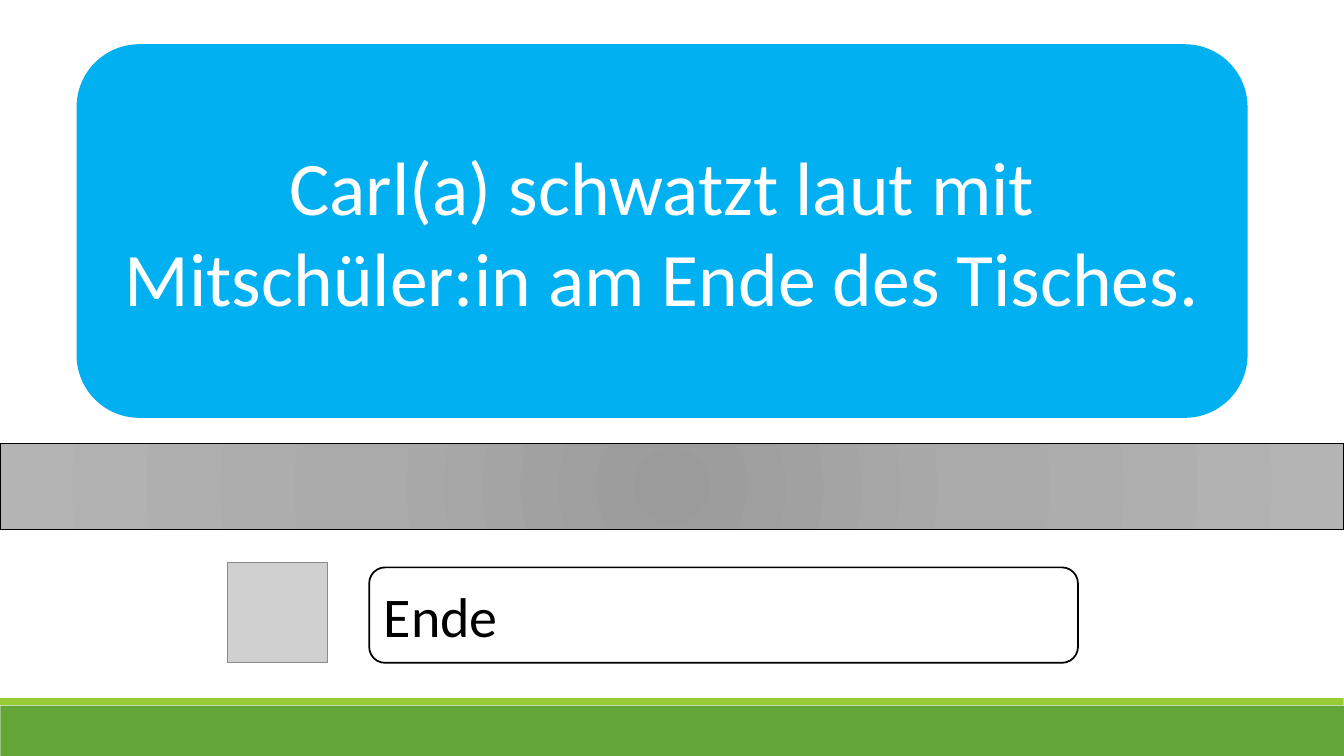
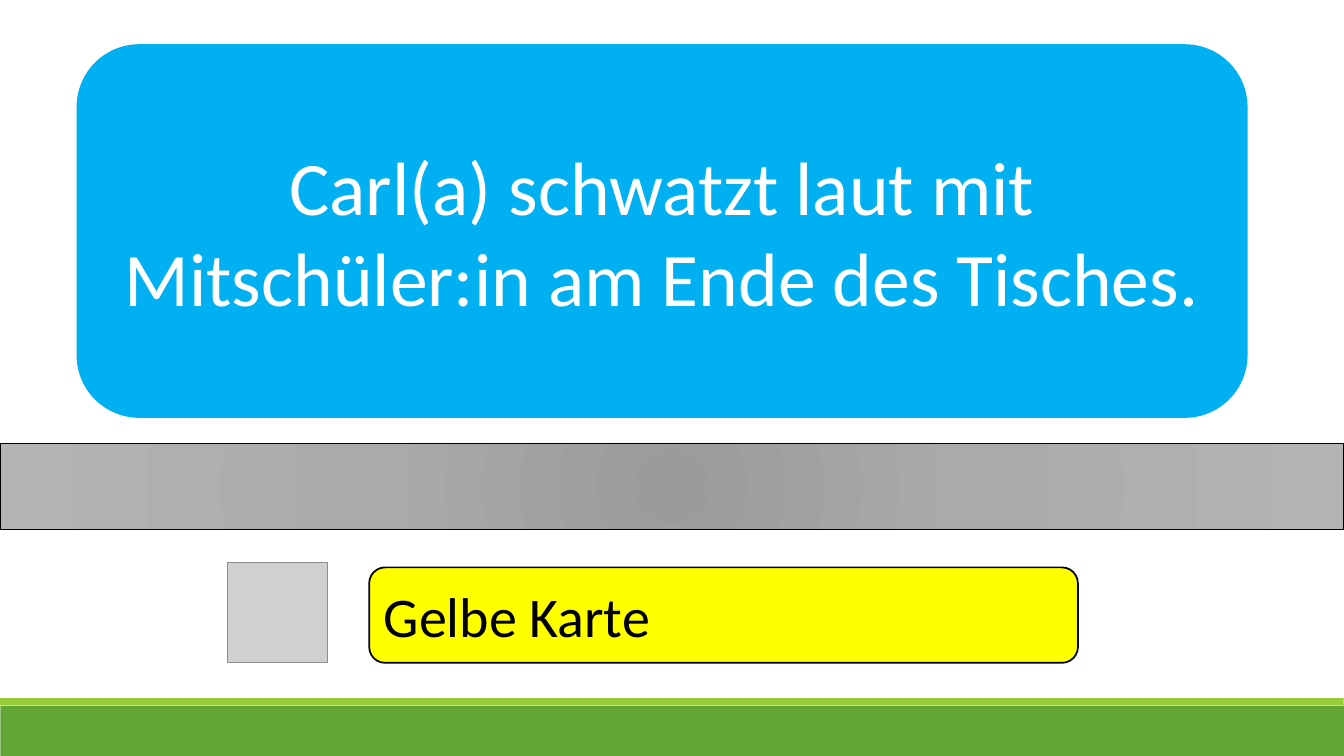
Before and after one commit to ginaamri/Mandy-PhD, a slide deck: slide 23 of studies/Laborstudie ProVisioNET/Scripts/2_script_provisionet_AL.pptx. Drawn at 1344x756 pixels with LibreOffice and Linux fonts; fonts in the diff are those of the drawing; grey boxes stand for pictures. Boxes give left, top, right and bottom in pixels: in the first picture for what was removed or moved away, otherwise in the second. Text is boxed around its words. In the diff, an @@ line names an element or a change of style, - is before the commit and + after.

```diff
--- a/studies/Laborstudie ProVisioNET/Scripts/2_script_provisionet_AL.pptx
+++ b/studies/Laborstudie ProVisioNET/Scripts/2_script_provisionet_AL.pptx
@@ rounded rectangle "Gelbe Karte" at bbox=[369, 568, 1078, 663]: fill #FFFFFF to #FFFF00 @@
@@ text in rounded rectangle at bbox=[384, 598, 649, 638]: text changed @@
-Ende
+Gelbe Karte
```
Also in this commit, not shown: 18 other slides changed, 3 slides added, 1 slide removed, 8 other files.
